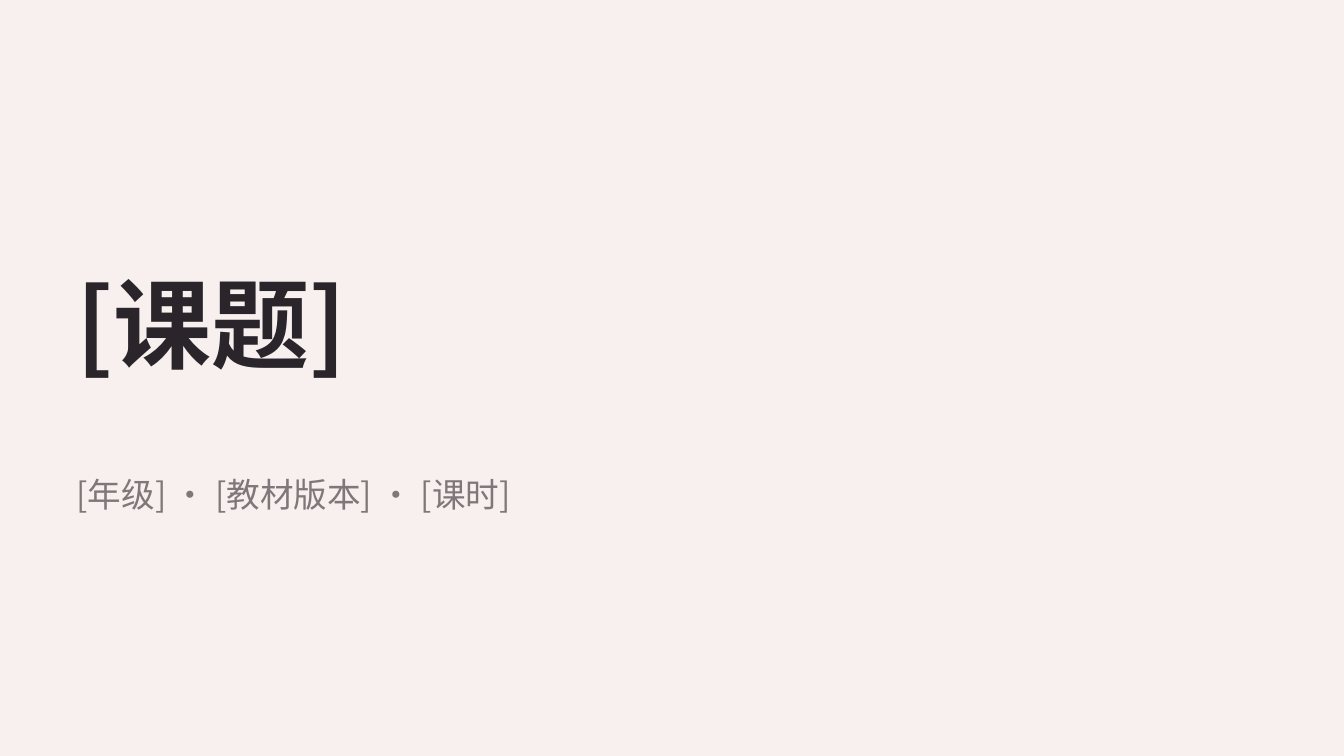
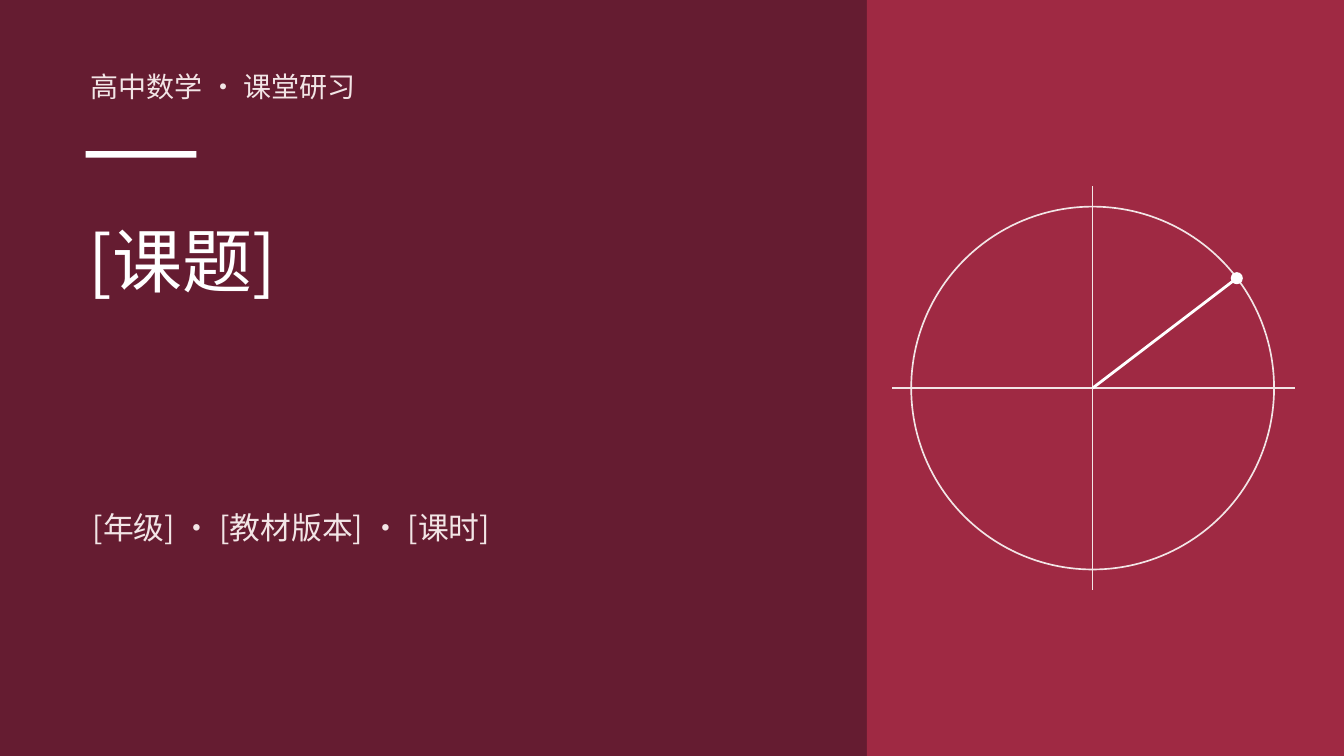
Before and after one commit to jrhhhh/math-homework-agent, a slide deck: slide 1 of lesson-materials-builder/assets/templates/review-lesson.pptx. Drawn at 1344x756 pixels with LibreOffice and Linux fonts; fonts in the diff are those of the drawing. Boxes give left, top, right and bottom in pixels: in the first picture for what was removed or moved away, otherwise in the second. Text is boxed around its words. In the diff, an @@ line names an element or a change of style, - is before the commit and + after.

```diff
--- a/lesson-materials-builder/assets/templates/review-lesson.pptx
+++ b/lesson-materials-builder/assets/templates/review-lesson.pptx
@@ background #F7F0EE to #651C31 @@
@@ rectangle added at (867, 0, 1344, 756), fill #9F2943 @@
@@ text added at (91, 73, 356, 100), 20 pt, text #F2E5E6 @@
+高中数学 · 课堂研习
@@ rectangle added at (86, 151, 197, 158), fill #FFFFFF @@
@@ text "[课题]": place and size @@
-text "[课题]" at (77, 279, 347, 378)
+text "[课题]" at (89, 229, 276, 299)
@@ text "[课题]" at (89, 229, 276, 299): size 70 to 50 pt, text colour #29252A to #FFFFFF, bold off; line spacing 1 to 67.5pt; more space between paragraphs; vertical alignment middle to top @@
@@ ellipse added at (911, 207, 1274, 570), outline #F2E5E6 1.2 pt @@
@@ line added from (1093, 187) to (1093, 590), #F2E5E6 1.2 pt @@
@@ line added from (1093, 388) to (1237, 278), #FFFFFF 2 pt @@
@@ ellipse added at (1231, 272, 1243, 284), fill #FFFFFF @@
@@ line added from (892, 388) to (1296, 388), #F2E5E6 1.2 pt @@
@@ text "[年级] · [教材版本] · [课时]": place and size @@
-text "[年级] · [教材版本] · [课时]" at (77, 479, 511, 513)
+text "[年级] · [教材版本] · [课时]" at (93, 513, 490, 545)
@@ text "[年级] · [教材版本] · [课时]" at (93, 513, 490, 545): size 24 to 22 pt, text colour #81777A to #F2E5E6; line spacing 1 to 29.7pt; more space between paragraphs @@
```
Also in this commit, not shown: 10 other slides changed, 24 other files.
